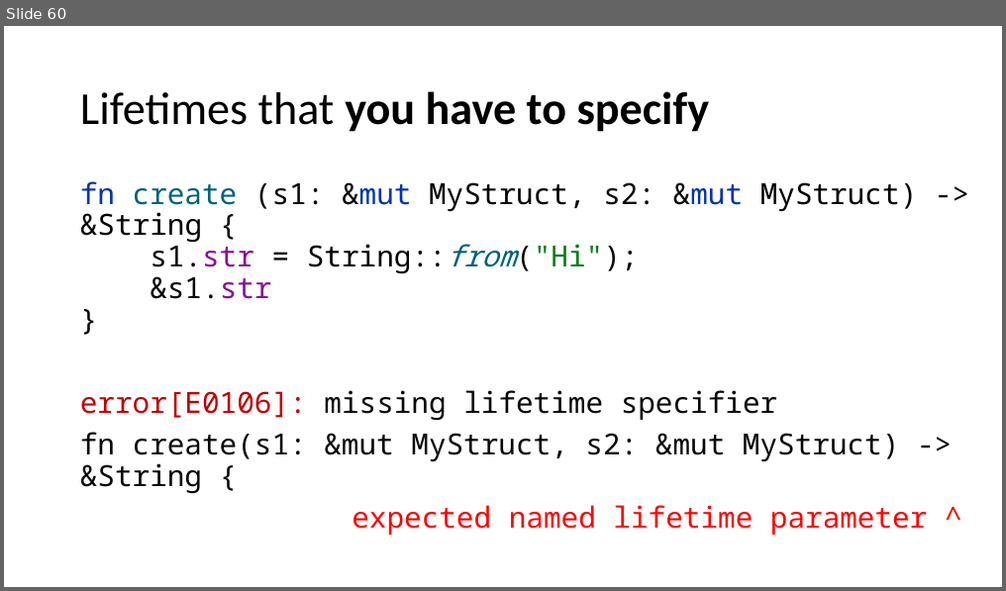
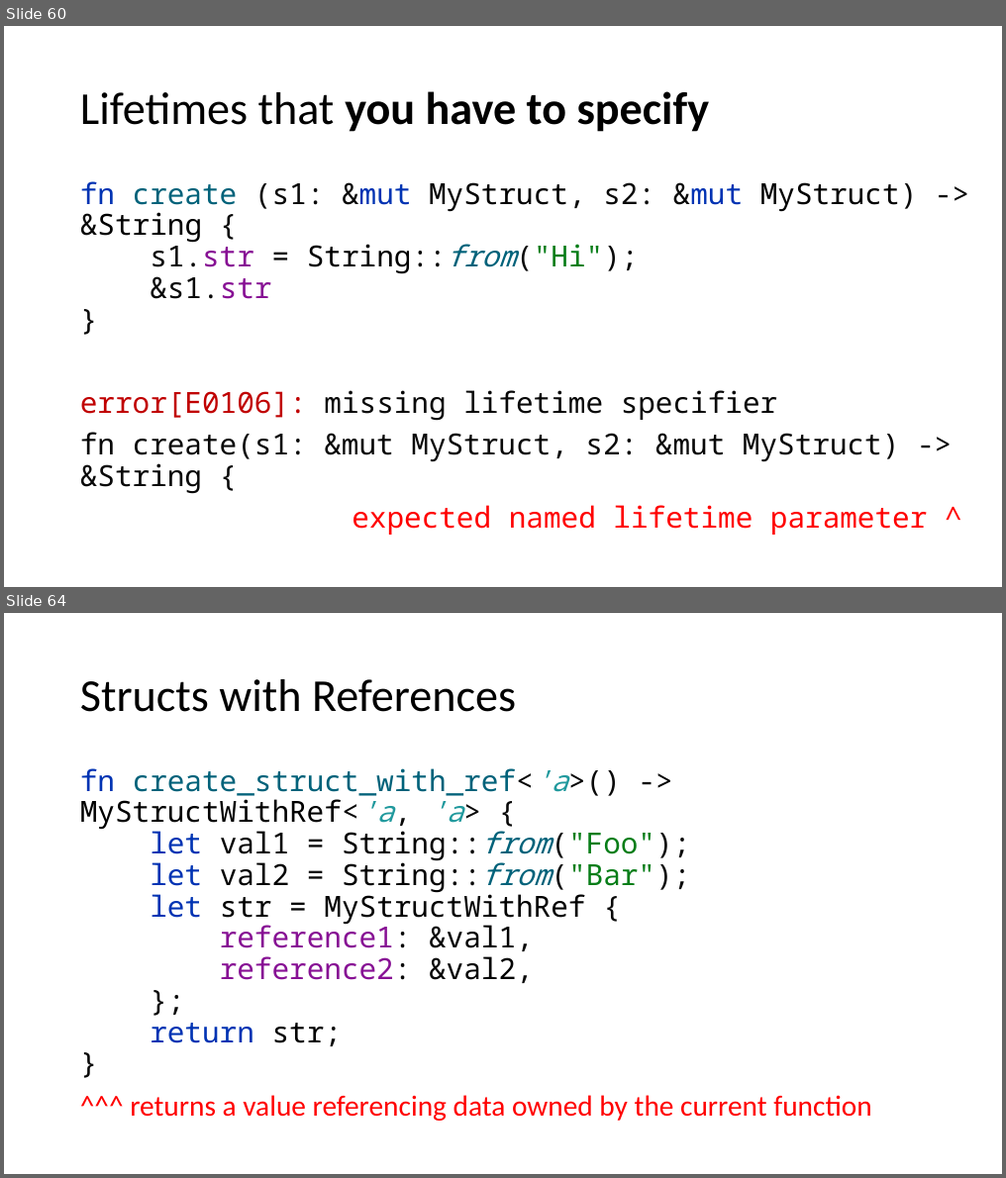
Before and after one commit to kugushev/course-rust-basics, a slide deck: src/02-Ownership/02-Ownership.pptx. Shown one above the other, each under a label of ours: slide 60 before the commit, slides 60 and 64 after it; the slides between them are not shown. The pictures are 1006x591 and 1006x1178 pixels, drawn with LibreOffice and Linux fonts; fonts in the diff are those of the drawing. Boxes give left, top, right and bottom in pixels: in the first picture for what was removed or moved away, otherwise in the second. Text is boxed around its words. In the diff, an @@ line names an element or a change of style, - is before the commit and + after.

```diff
--- a/src/02-Ownership/02-Ownership.pptx
+++ b/src/02-Ownership/02-Ownership.pptx
@@ slide 64 added at (4, 613, 1002, 1174), background #FFFFFF @@
@@ title added at (80, 679, 516, 712), 44 pt, text #000000 @@
+Structs with References
@@ text added at (80, 768, 871, 1121), 28 pt, text #000000 @@
+fn create_struct_with_ref<'a>() -> MyStructWithRef<'a, 'a> {
+let val1 = String::from("Foo");
+let val2 = String::from("Bar");
+let str = MyStructWithRef {
+reference1: &val1,
+reference2: &val2,
+};
+return str;
+}
+^^^ returns a value referencing data owned by the current function
```
Also in this commit, not shown: 2 slides changed, 5 other slides added, 1 other file.
